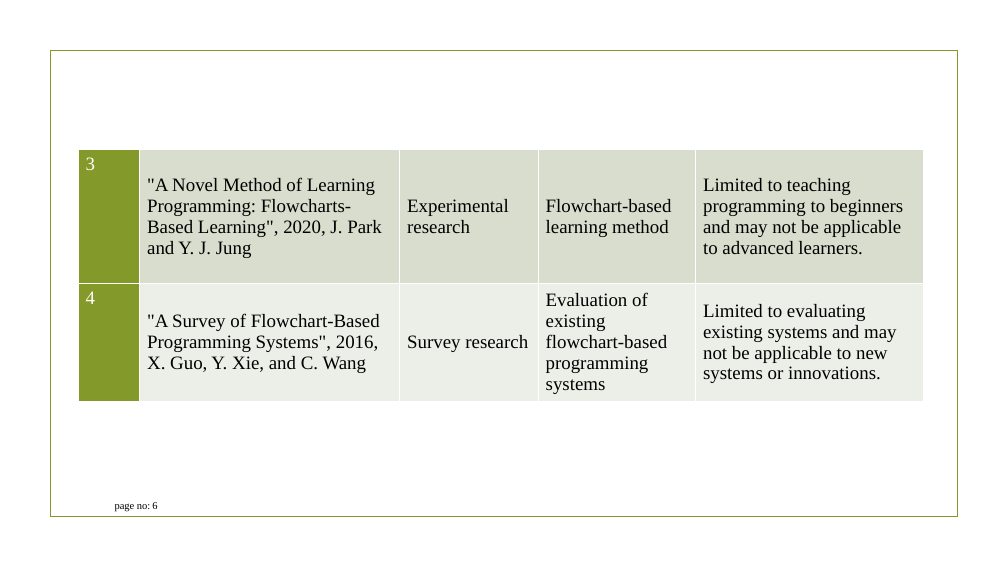
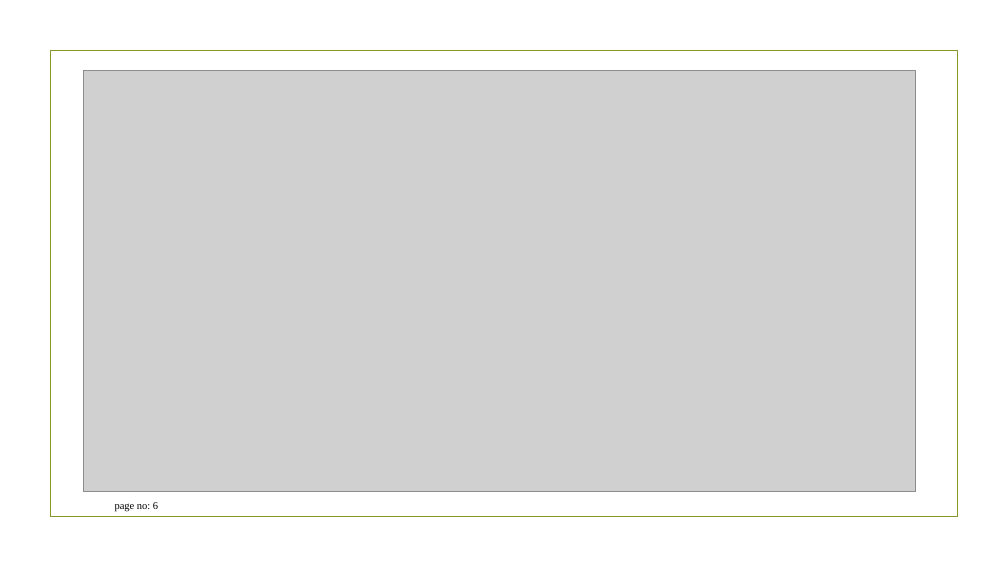
Before and after one commit to Lingamleee/project1, a slide deck: slide 6 of server/public/uploads/2021179008.pptx. Drawn at 1008x567 pixels with LibreOffice and Linux fonts; fonts in the diff are those of the drawing; grey boxes stand for pictures; background and template pictures are left out. Boxes give left, top, right and bottom in pixels: in the first picture for what was removed or moved away, otherwise in the second. Text is boxed around its words. In the diff, an @@ line names an element or a change of style, - is before the commit and + after.

```diff
--- a/server/public/uploads/2021179008.pptx
+++ b/server/public/uploads/2021179008.pptx
@@ picture added at box(83, 71, 915, 492) @@
@@ table removed at box(78, 150, 923, 405), 2 rows, 5 columns @@
-3 | "A Novel Method of Learning Programming: Flowcharts-Based Learning", 2020, J. Park and Y. J. Jung | Experimental research | Flowchart-based learning method | Limited to teaching programming to beginners and may not be applicable to advanced learners.
-4 | "A Survey of Flowchart-Based Programming Systems", 2016, X. Guo, Y. Xie, and C. Wang | Survey research | Evaluation of existing flowchart-based programming systems | Limited to evaluating existing systems and may not be applicable to new systems or innovations.
```
Also in this commit, not shown: 3 other slides changed, 8 slides added, 8 slides removed, 31 other files.
